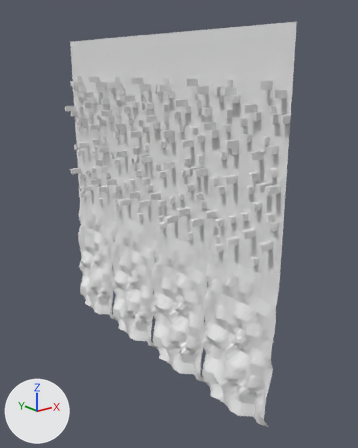
The Blender file land.blend, before and after one commit.
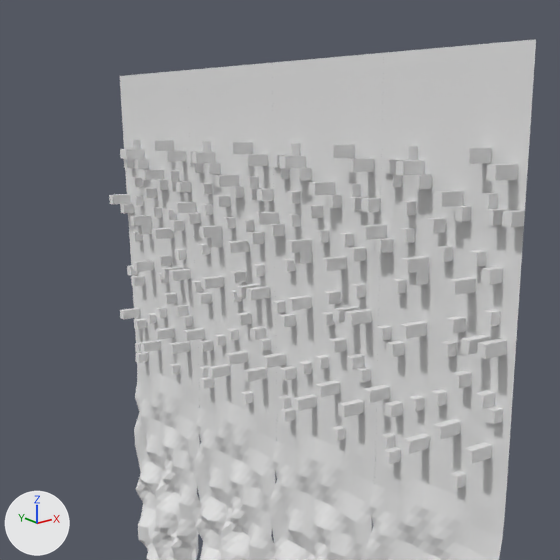
Each version appears first whole from a 50 mm lens placed at (-613.0, -980.0, 29.0), pointed at (50.0, -151.0, -303.0), and next in a close-up on the part from 1% to 87% of the width and 0% to 68% of the height. Lighting does not change. The marker at lower left points along +X, +Y and +Z.
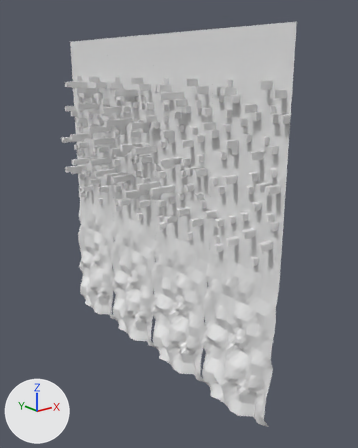
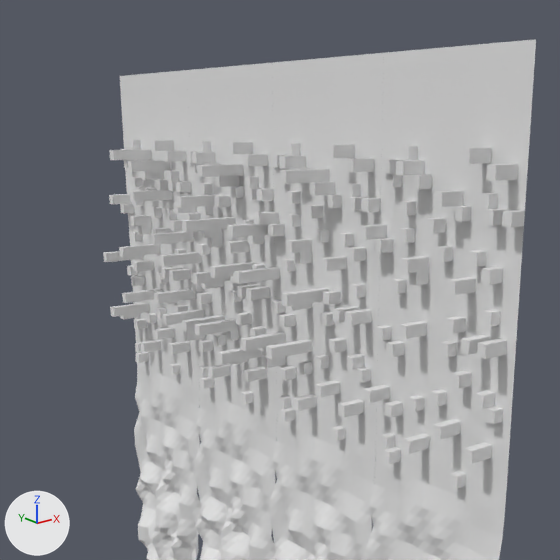
Pixel boxes (x1, y1, x2, y2) of what changed, in the close-ups (560 x 560 px):
'Cube', reshaped
    before: (109, 39, 536, 560)
    after: (103, 39, 536, 560)
part 1 of me_cube, built on
    before: (140, 150, 330, 357)
    after: (103, 150, 330, 364)

The change in detail:
me_cube is used by ob_cube; location (0.0, 0.0, 0.0).
me_cube had 4672 vertices, 4392 faces and spanned x -8.0..28.0, y -462.0..277.0, z -636.0..96.0.
me_cube now has 4772 vertices, 4492 faces and spans x -42.0..28.0, y -462.0..277.0, z -636.0..96.0.
Part 1, on me_cube:
25 faces are deleted.
100 new vertices lie (-58.0, 0.0, 0.0) away from vertices in x 16.0..28.0, y -195.0..246.0, z -248.0..-3.0.
125 new faces join them.
